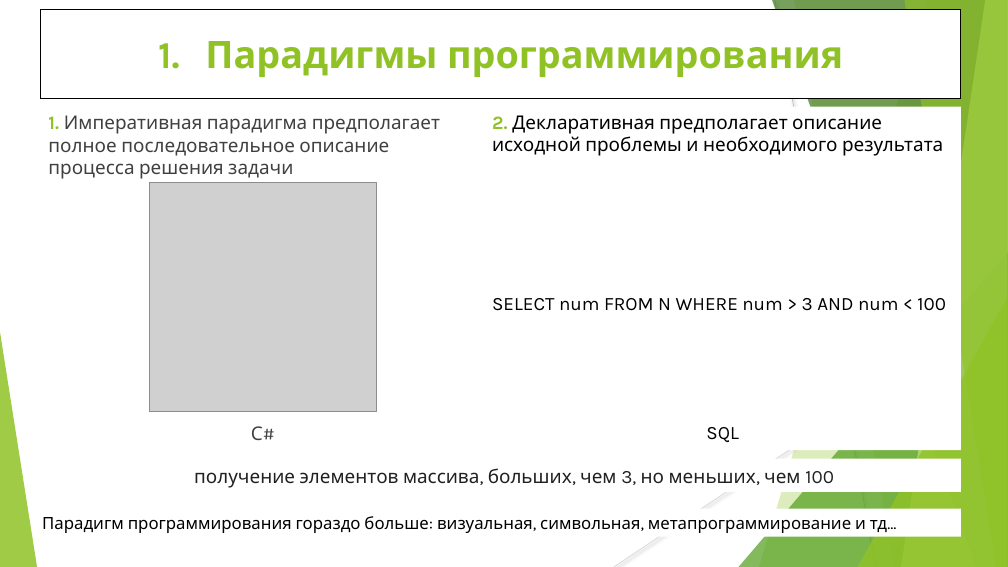
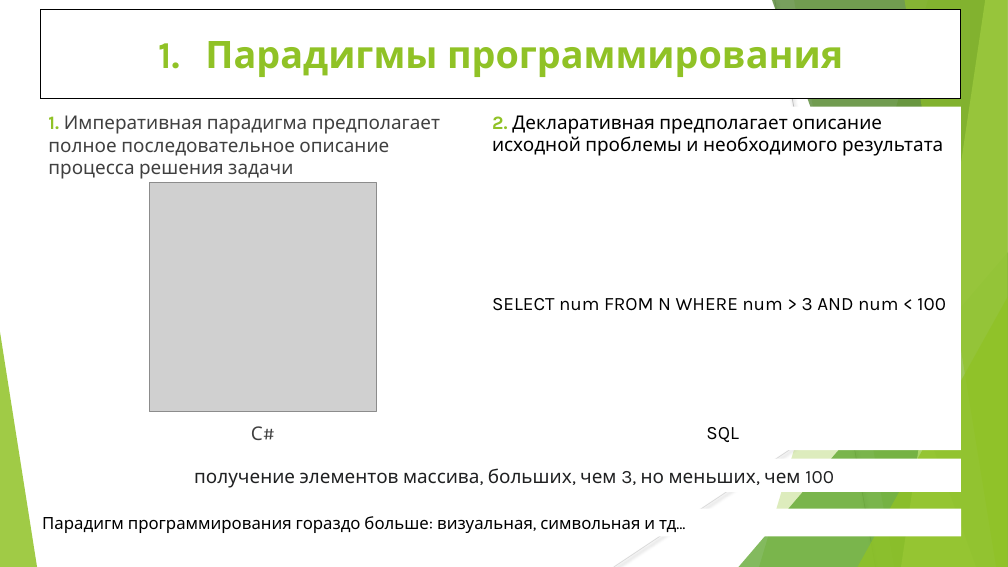
Before and after one commit to WhiteCatStudies/lectures, a slide deck: slide 4 of pt1/lectures/lecture1/lecture1.pptx. Drawn at 1008x567 pixels with LibreOffice and Linux fonts; fonts in the diff are those of the drawing; grey boxes stand for pictures. Boxes give left, top, right and bottom in pixels: in the first picture for what was removed or moved away, otherwise in the second. Text is boxed around its words. In the diff, an @@ line names an element or a change of style, - is before the commit and + after.

```diff
--- a/pt1/lectures/lecture1/lecture1.pptx
+++ b/pt1/lectures/lecture1/lecture1.pptx
@@ text at [42,516,676,533]: text changed @@
-Парадигм программирования гораздо больше: визуальная, символьная, метапрограммирование и тд…
+Парадигм программирования гораздо больше: визуальная, символьная и тд…
```
Also in this commit, not shown: 4 other slides changed, 2 slides added, 1 other file.
